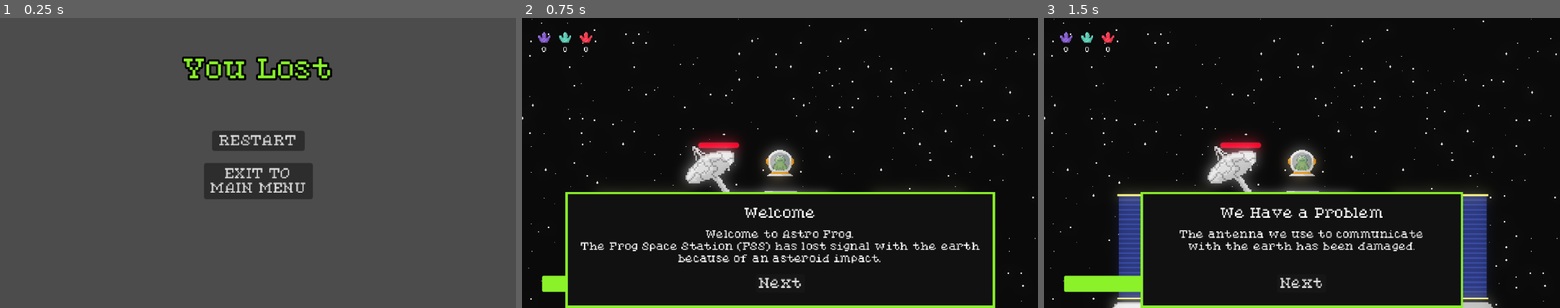
Above: before the commit, frames 1-3 (left to right).
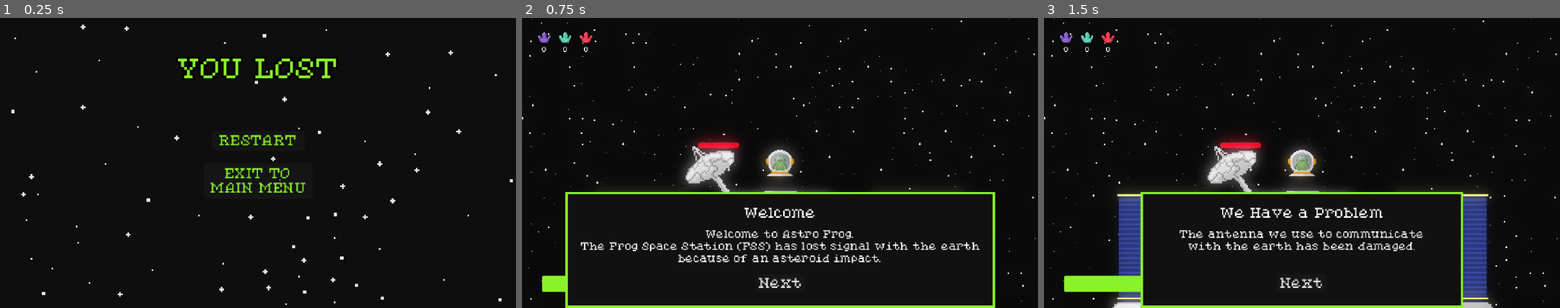
Above: after the commit, the same moments.

Repository: AnejMajnik/astrofrog
Game: Godot game, scene res://scenes/end_screen.tscn
Same seed, same stepped clock (60 frames per second), same inputs: the game is played once before the commit and once after it. This scene is started directly instead of the project's main scene. Sound files missing from this copy of the repository are replaced by a short silence.
Inputs:
- Up to frame 1 (0.25 s): no input
- Up to frame 2 (0.75 s): click "RESTART" at 0.5 s
- Up to frame 3 (1.5 s): click "Next" at 1.25 s

The runs differ from the first frame. In frame 1, 97% of the frame differs, in the area x 0-100%, y 0-100%; in frame 2, nothing differs; in frame 3, nothing differs.

Commit message:
Added menu background, added pause menu

Diff:
--- a/scenes/end_screen.tscn
+++ b/scenes/end_screen.tscn
@@ -1,6 +1,7 @@
 [gd_scene format=3 uid="uid://y6gksyoqbqtr"]
 
 [ext_resource type="Script" uid="uid://dxph6rl7c0fcu" path="res://scripts/end_screen.gd" id="1_kq7ac"]
+[ext_resource type="Texture2D" uid="uid://i5e5lr0sv5p5" path="res://assets/menu_bg.png" id="2_6e1uj"]
 
 [node name="EndScreen" type="CanvasLayer" unique_id=1794563052]
 script = ExtResource("1_kq7ac")
@@ -12,6 +13,17 @@
 anchor_bottom = 1.0
 grow_horizontal = 2
 grow_vertical = 2
+
+[node name="TextureRect" type="TextureRect" parent="Control" unique_id=2116792364]
+layout_mode = 1
+anchors_preset = 15
+anchor_right = 1.0
+anchor_bottom = 1.0
+grow_horizontal = 2
+grow_vertical = 2
+scale = Vector2(2, 2)
+texture = ExtResource("2_6e1uj")
+stretch_mode = 1
 
 [node name="StatusLabel" type="Label" parent="Control" unique_id=336102094]
 layout_mode = 1
@@ -27,7 +39,7 @@
 theme_override_colors/font_outline_color = Color(0, 0, 0, 1)
 theme_override_constants/outline_size = 10
 theme_override_font_sizes/font_size = 32
-text = "You Lost"
+text = "YOU LOST"
 horizontal_alignment = 1
 
 [node name="Restart" type="Button" parent="Control" unique_id=576801529]
@@ -43,6 +55,7 @@
 offset_bottom = -15.0
 grow_horizontal = 2
 grow_vertical = 2
+theme_override_colors/font_color = Color(0.54901963, 0.9529412, 0.16470589, 1)
 text = "RESTART"
 
 [node name="MainMenu" type="Button" parent="Control" unique_id=542637489]
@@ -58,6 +71,7 @@
 offset_bottom = 44.5
 grow_horizontal = 2
 grow_vertical = 2
+theme_override_colors/font_color = Color(0.54901963, 0.9529412, 0.16470589, 1)
 theme_override_constants/line_spacing = 3
 text = "EXIT TO
 MAIN MENU"
--- a/scenes/game.tscn
+++ b/scenes/game.tscn
@@ -10,6 +10,7 @@
 [ext_resource type="Resource" uid="uid://d8kkr6f8yunh" path="res://resources/ore_emerald.tres" id="4_vtaks"]
 [ext_resource type="PackedScene" uid="uid://dv8pdmjopmg03" path="res://scenes/ui.tscn" id="5_iywne"]
 [ext_resource type="Resource" uid="uid://bc0mpm25j4mns" path="res://resources/ore_ruby.tres" id="6_vtaks"]
+[ext_resource type="PackedScene" uid="uid://bixohirs6e7v7" path="res://scenes/pause_menu.tscn" id="7_kvuet"]
 [ext_resource type="PackedScene" uid="uid://bts2jrmpmxk00" path="res://scenes/antenna.tscn" id="9_kvpfn"]
 [ext_resource type="PackedScene" uid="uid://v2ceqqek2y4u" path="res://scenes/pop_up.tscn" id="12_dinhu"]
 
@@ -53,6 +54,9 @@
 ore_amethyst = ExtResource("3_0tnpc")
 ore_emerald = ExtResource("4_vtaks")
 ore_ruby = ExtResource("6_vtaks")
+
+[node name="Pause Menu" parent="." unique_id=133167598 instance=ExtResource("7_kvuet")]
+process_mode = 3
 
 [node name="Background" type="TileMapLayer" parent="." unique_id=1268590288]
 tile_set = SubResource("TileSet_nrent")
@@ -114,7 +118,7 @@
 [node name="PopUp" parent="." unique_id=1719169293 instance=ExtResource("12_dinhu")]
 
 [node name="EnemyDefendSpawnTimer" type="Timer" parent="." unique_id=1880030010]
-wait_time = 8.0
+wait_time = 3.0
 one_shot = true
 
 [connection signal="timeout" from="AsteroidSpawnTimer" to="." method="_on_asteroid_spawn_timer_timeout"]
--- a/scenes/main_menu.tscn
+++ b/scenes/main_menu.tscn
@@ -1,6 +1,7 @@
 [gd_scene format=3 uid="uid://dv8188pxgor3s"]
 
 [ext_resource type="Script" uid="uid://cehvhpb4irlvx" path="res://scripts/main_menu.gd" id="1_l6cm7"]
+[ext_resource type="Texture2D" uid="uid://i5e5lr0sv5p5" path="res://assets/menu_bg.png" id="2_ekxnf"]
 
 [node name="Main Menu" type="CanvasLayer" unique_id=137135772]
 script = ExtResource("1_l6cm7")
@@ -12,6 +13,17 @@
 anchor_bottom = 1.0
 grow_horizontal = 2
 grow_vertical = 2
+
+[node name="TextureRect" type="TextureRect" parent="Control" unique_id=556065893]
+layout_mode = 1
+anchors_preset = 15
+anchor_right = 1.0
+anchor_bottom = 1.0
+grow_horizontal = 2
+grow_vertical = 2
+scale = Vector2(2, 2)
+texture = ExtResource("2_ekxnf")
+stretch_mode = 1
 
 [node name="Title" type="Label" parent="Control" unique_id=1236953985]
 layout_mode = 1
@@ -27,7 +39,7 @@
 theme_override_colors/font_outline_color = Color(0, 0, 0, 1)
 theme_override_constants/outline_size = 10
 theme_override_font_sizes/font_size = 32
-text = "Astro Frog"
+text = "ASTRO FROG"
 
 [node name="Play" type="Button" parent="Control" unique_id=1785979854]
 layout_mode = 1
@@ -42,6 +54,7 @@
 offset_bottom = -35.0
 grow_horizontal = 2
 grow_vertical = 2
+theme_override_colors/font_color = Color(0.54901963, 0.9529412, 0.16470589, 1)
 text = "PLAY"
 
 [node name="Settings" type="Button" parent="Control" unique_id=2087344236]
@@ -57,6 +70,7 @@
 offset_bottom = 12.5
 grow_horizontal = 2
 grow_vertical = 2
+theme_override_colors/font_color = Color(0.54901963, 0.9529412, 0.16470589, 1)
 text = "SETTINGS"
 
 [node name="Exit" type="Button" parent="Control" unique_id=1703425928]
@@ -72,6 +86,7 @@
 offset_bottom = 65.0
 grow_horizontal = 2
 grow_vertical = 2
+theme_override_colors/font_color = Color(0.54901963, 0.9529412, 0.16470589, 1)
 text = "EXIT"
 
 [connection signal="pressed" from="Control/Play" to="." method="_on_play_pressed"]
--- /dev/null
+++ b/scenes/pause_menu.tscn
@@ -0,0 +1,63 @@
+[gd_scene format=3 uid="uid://bixohirs6e7v7"]
+
+[ext_resource type="Script" uid="uid://b8snqhhew6jjd" path="res://scripts/pause_menu.gd" id="1_myx47"]
+[ext_resource type="Texture2D" uid="uid://i5e5lr0sv5p5" path="res://assets/menu_bg.png" id="1_n87rw"]
+
+[sub_resource type="StyleBoxEmpty" id="StyleBoxEmpty_myx47"]
+
+[node name="Pause Menu" type="CanvasLayer" unique_id=133167598]
+process_mode = 3
+layer = 4000
+script = ExtResource("1_myx47")
+
+[node name="Control" type="Control" parent="." unique_id=703276022]
+layout_mode = 3
+anchors_preset = 15
+anchor_right = 1.0
+anchor_bottom = 1.0
+grow_horizontal = 2
+grow_vertical = 2
+
+[node name="TextureRect" type="TextureRect" parent="Control" unique_id=2068005253]
+layout_mode = 1
+anchors_preset = 15
+anchor_right = 1.0
+anchor_bottom = 1.0
+grow_horizontal = 2
+grow_vertical = 2
+scale = Vector2(2, 2)
+texture = ExtResource("1_n87rw")
+stretch_mode = 1
+
+[node name="PanelContainer" type="PanelContainer" parent="Control" unique_id=660469859]
+layout_mode = 0
+offset_left = 256.0
+offset_top = 151.0
+offset_right = 383.0
+offset_bottom = 208.0
+theme_override_styles/panel = SubResource("StyleBoxEmpty_myx47")
+
+[node name="CenterContainer" type="CenterContainer" parent="Control/PanelContainer" unique_id=23776748]
+layout_mode = 2
+
+[node name="VBoxContainer" type="VBoxContainer" parent="Control/PanelContainer/CenterContainer" unique_id=636967172]
+layout_mode = 2
+theme_override_constants/separation = 11
+alignment = 1
+
+[node name="Resume" type="Button" parent="Control/PanelContainer/CenterContainer/VBoxContainer" unique_id=584952072]
+unique_name_in_owner = true
+custom_maximum_size = Vector2(200, -1)
+layout_mode = 2
+theme_override_colors/font_color = Color(0.54901963, 0.9529412, 0.16470589, 1)
+text = "RESUME"
+
+[node name="Main Menu" type="Button" parent="Control/PanelContainer/CenterContainer/VBoxContainer" unique_id=1742896138]
+unique_name_in_owner = true
+custom_maximum_size = Vector2(200, -1)
+layout_mode = 2
+theme_override_colors/font_color = Color(0.54901963, 0.9529412, 0.16470589, 1)
+text = "MAIN MENU"
+
+[connection signal="pressed" from="Control/PanelContainer/CenterContainer/VBoxContainer/Resume" to="." method="_on_resume_pressed"]
+[connection signal="pressed" from="Control/PanelContainer/CenterContainer/VBoxContainer/Main Menu" to="." method="_on_main_menu_pressed"]
--- a/scripts/asteroid.gd
+++ b/scripts/asteroid.gd
@@ -18,6 +18,7 @@
 const PICKUP_SCENE := preload("res://scenes/pickup.tscn")
 
 func _ready() -> void:
+	sprite_2d.material = sprite_2d.material.duplicate()
 	$Sprite2D.texture = ore.big_texture if big else ore.small_texture
 	direction = Vector2(randf_range(-1.0, 1.0), randf_range(-1.0, 1.0))
 	velocity = direction * speed
--- a/scripts/autoload.gd
+++ b/scripts/autoload.gd
@@ -7,6 +7,7 @@
 var player_node: Node2D = null
 var antenna_node: Node2D = null
 var won: bool = false
+var seen_story: bool = false
 
 func change_stage(new_stage: Stage) -> void:
 	current_stage = new_stage
--- a/scripts/end_screen.gd
+++ b/scripts/end_screen.gd
@@ -4,9 +4,9 @@
 
 func _ready() -> void:
 	if Autoload.won:
-		status_label.text = "You Won"
+		status_label.text = "YOU WON"
 	else:
-		status_label.text = "You Lost"
+		status_label.text = "YOU LOST"
 
 func _on_restart_pressed() -> void:
 	get_tree().change_scene_to_file("res://scenes/game.tscn")
--- a/scripts/enemy.gd
+++ b/scripts/enemy.gd
@@ -24,6 +24,7 @@
 var health = 50
 
 func _ready() -> void:
+	animated_sprite.material = animated_sprite.material.duplicate()
 	home_location = global_position
 	other_location.x = home_location.x + [-1, 1].pick_random() * 500
 	other_location.y = home_location.y
--- a/scripts/game.gd
+++ b/scripts/game.gd
@@ -66,13 +66,14 @@
 	asteroid_spawn_timer.start()
 	ui.set_health(player.health, player.max_health)
 	ui.setup_inventory(player.inventory)
-	start_story()
+	if !Autoload.seen_story:
+		start_story()
 
 func start_story() -> void:
 	pop_up.open("Welcome", "Welcome to Astro Frog.\nThe Frog Space Station (FSS) has lost signal with the earth\nbecause of an asteroid impact.", [{"id": "story1", "text": "Next"}])
 
 func _on_player_died() -> void:
-	get_tree().change_scene_to_file("res://scenes/end_screen.tscn")
+	get_tree().change_scene_to_file.call_deferred("res://scenes/end_screen.tscn")
 
 func pick_ore() -> OreData:
 	var roll := randf()
@@ -178,10 +179,11 @@
 			"Oh, and be careful.\nThere are evil frogs, looking for those precious minerals.",
 			[{"id": "story4", "text": "Done"}]
 		)
+		Autoload.seen_story = true
 
 
 func _on_enemy_defend_spawn_timer_timeout() -> void:
-	spawn_enemies_defend(3)
+	spawn_enemies_defend(1)
 
 func _on_ui_timer_ended() -> void:
 	Autoload.won = true
--- /dev/null
+++ b/scripts/pause_menu.gd
@@ -0,0 +1,21 @@
+extends CanvasLayer
+
+func _ready() -> void:
+	visible = false
+
+func _input(_event: InputEvent) -> void:
+	if Input.is_action_just_pressed("exit"):
+		if get_tree().paused:
+			visible = false
+			get_tree().paused = false
+		else:
+			visible = true
+			get_tree().paused = true
+
+func _on_resume_pressed() -> void:
+	visible = false
+	get_tree().paused = false
+
+func _on_main_menu_pressed() -> void:
+	get_tree().paused = false
+	get_tree().change_scene_to_file("res://scenes/main_menu.tscn")
Binary file added: assets/menu_bg.png
Not shown, added: assets/menu_bg.png.import
Not shown, added: scripts/pause_menu.gd.uid
